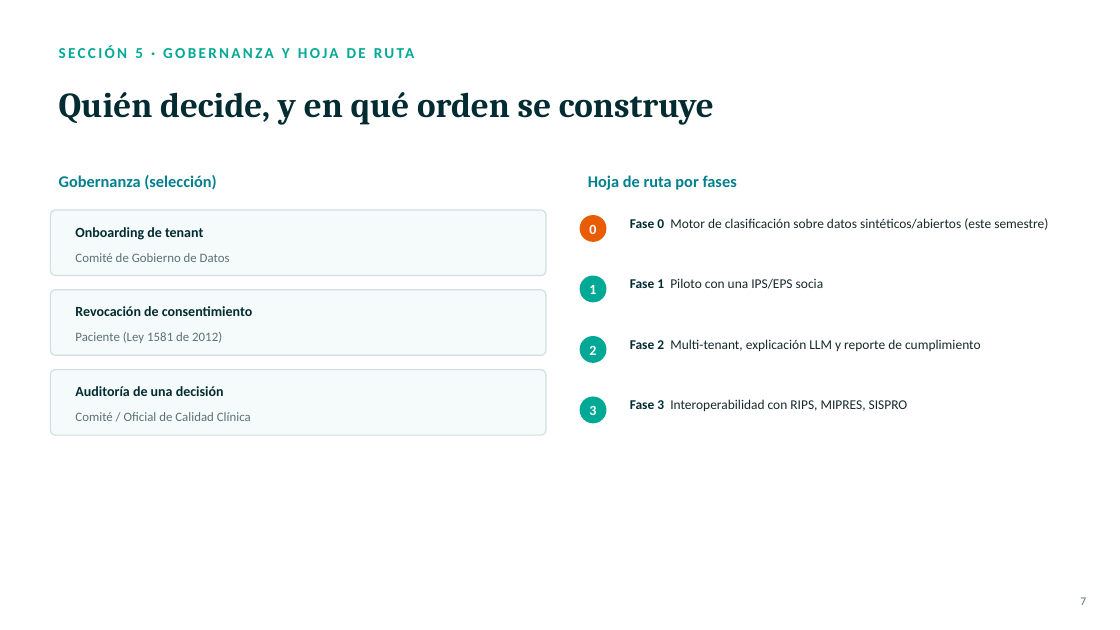
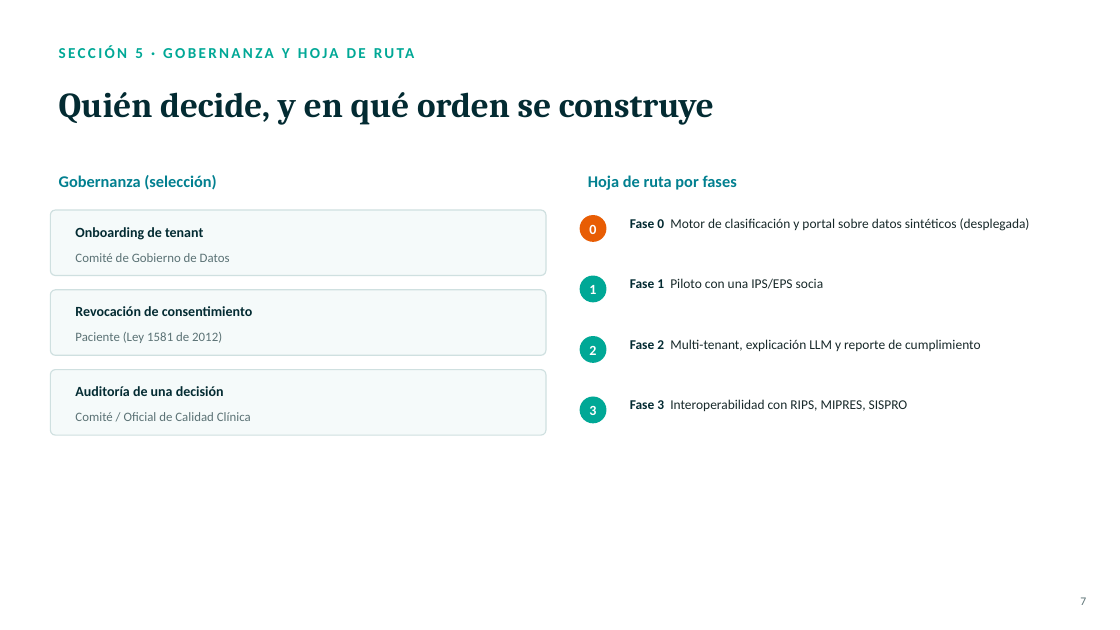
Before and after one commit to Carlos-Avellaneda-2/priomed-docs, a slide deck: slide 7 of presentation/PrioMed_Presentacion.pptx. Drawn at 1120x630 pixels with LibreOffice and Linux fonts; fonts in the diff are those of the drawing. Boxes give left, top, right and bottom in pixels: in the first picture for what was removed or moved away, otherwise in the second. Text is boxed around its words. In the diff, an @@ line names an element or a change of style, - is before the commit and + after.

Commit message:
Actualizar la presentación y el guion con el prototipo desplegado
- Tres diapositivas nuevas: arquitectura desplegada en EC2, portal web
  con la nota releída y resultados de sensibilidad sobre datos sintéticos
- Fase 0 marcada como desplegada y próximos pasos actualizados
- Numeración automática de diapositivas
- Guion reescrito para exponer todo el proyecto (17 diapositivas, unos
  14 minutos), con demostración opcional y preguntas probables; el build
  lo copia como notas del orador

```diff
--- a/presentation/PrioMed_Presentacion.pptx
+++ b/presentation/PrioMed_Presentacion.pptx
@@ text at (x1=630, y1=218, x2=1030, y2=231): text changed @@
-Fase 0 Motor de clasificación sobre datos sintéticos/abiertos (este semestre)
+Fase 0 Motor de clasificación y portal sobre datos sintéticos (desplegada)
```
Also in this commit, not shown: 2 other slides changed, 3 slides added, 4 other files.
